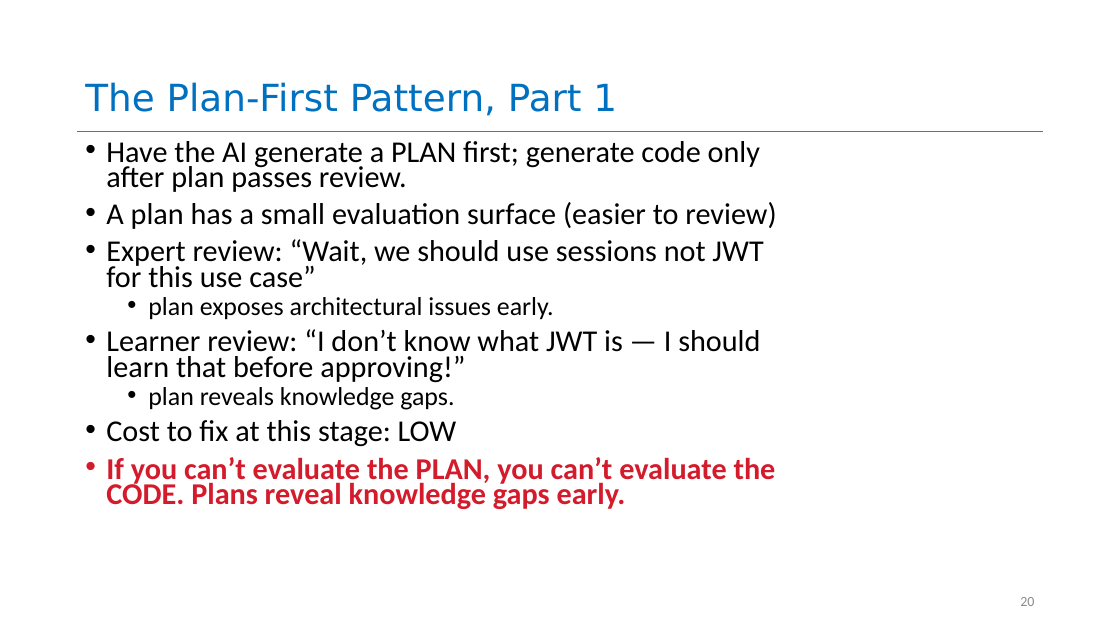
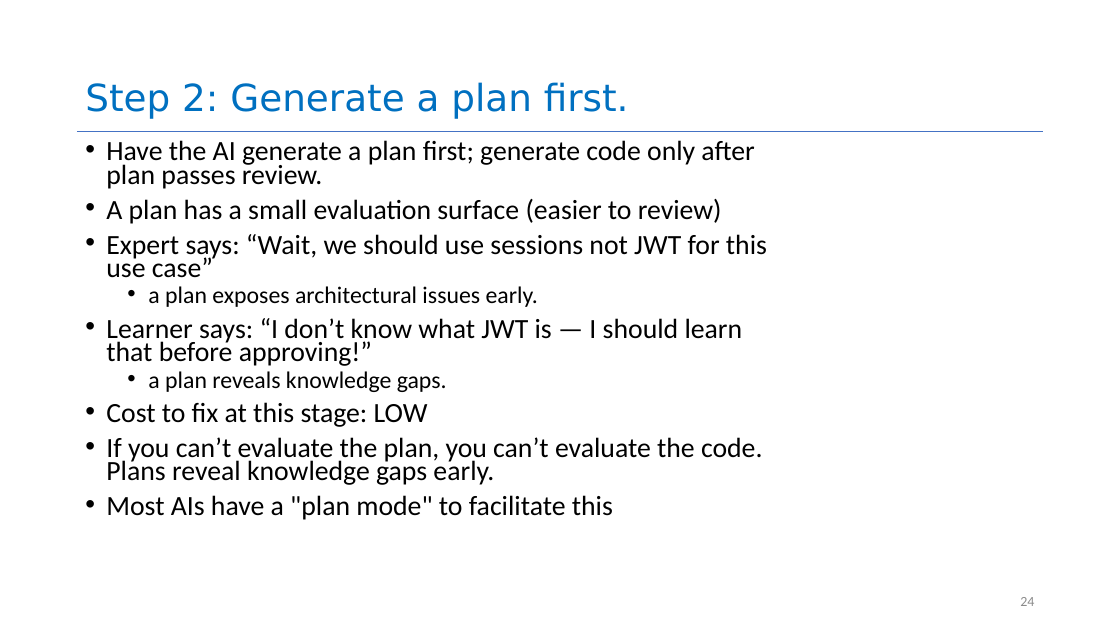
Before and after one commit to neu-se/CS4530-Spring-2026, a slide deck: slide 24 of Slides/Module 16 Using AI Agents.pptx (slide 20 before the commit). Drawn at 1120x630 pixels with LibreOffice and Linux fonts; fonts in the diff are those of the drawing. Boxes give left, top, right and bottom in pixels: in the first picture for what was removed or moved away, otherwise in the second. Text is boxed around its words. In the diff, an @@ line names an element or a change of style, - is before the commit and + after.

Commit message:
revised slides for M16

```diff
--- a/Slides/Module 16 Using AI Agents.pptx
+++ b/Slides/Module 16 Using AI Agents.pptx
@@ title at [85, 82, 629, 119]: text changed @@
-The Plan-First Pattern, Part 1
+Step 2: Generate a plan first.
@@ text at [106, 140, 754, 189]: text changed; size 25.9 to 23.8 pt @@
-• Have the AI generate a PLAN first; generate code only after plan passes review.
+• Have the AI generate a plan first; generate code only after plan passes review.
@@ text at [106, 199, 722, 427]: size 25.9 to 23.8 pt in "A plan has a small evaluation surface ...", "Cost to fix at this stage: LOW" @@
@@ text at [106, 234, 767, 392]: text changed; size 25.9 to 23.8 pt @@
-• Expert review: “Wait, we should use sessions not JWT for this use case”
-  • plan exposes architectural issues early.
-• Learner review: “I don’t know what JWT is — I should learn that before approving!”
-  • plan reveals knowledge gaps.
+• Expert says: “Wait, we should use sessions not JWT for this use case”
+  • a plan exposes architectural issues early.
+• Learner says: “I don’t know what JWT is — I should learn that before approving!”
+  • a plan reveals knowledge gaps.
@@ text at [106, 437, 762, 520]: text changed; size 25.9 to 23.8 pt; text colour #D41B2C to #000000; bold off @@
-• If you can’t evaluate the PLAN, you can’t evaluate the CODE. Plans reveal knowledge gaps early.
+• If you can’t evaluate the plan, you can’t evaluate the code. Plans reveal knowledge gaps early.
+• Most AIs have a "plan mode" to facilitate this
@@ page number at [1020, 597, 1034, 606]: text changed @@
-20
+24
```
Also in this commit, not shown: 28 other slides changed, 7 slides added, 14 slides removed, 1 other file.
